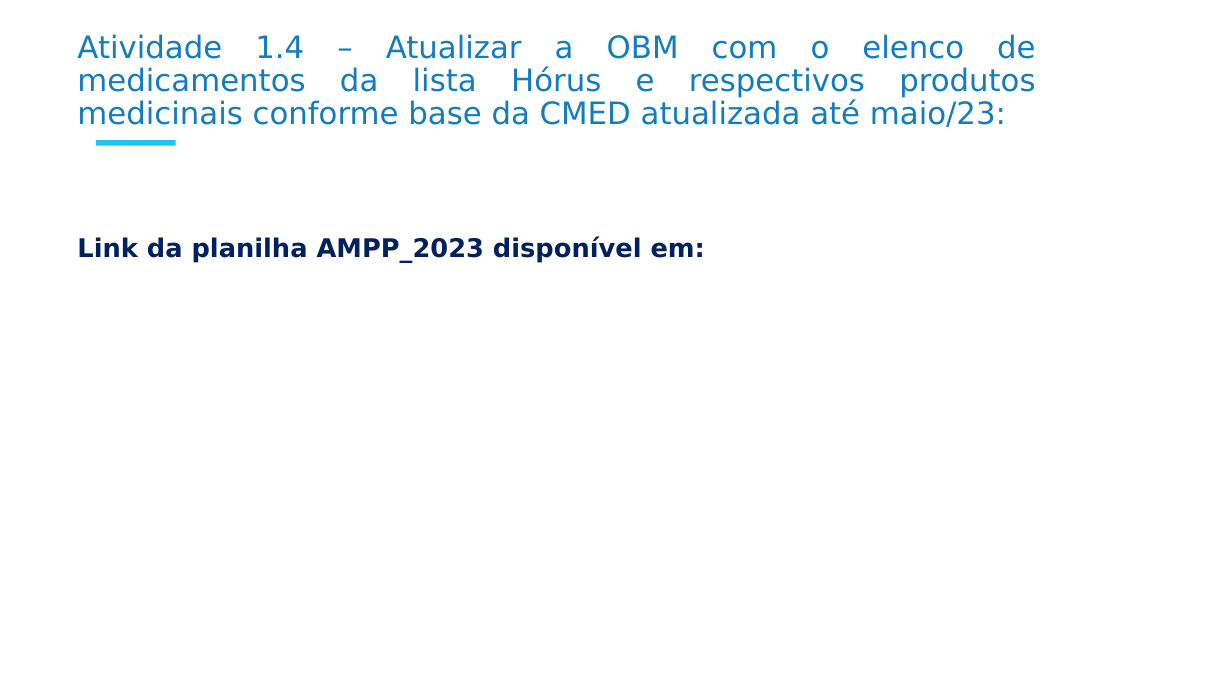
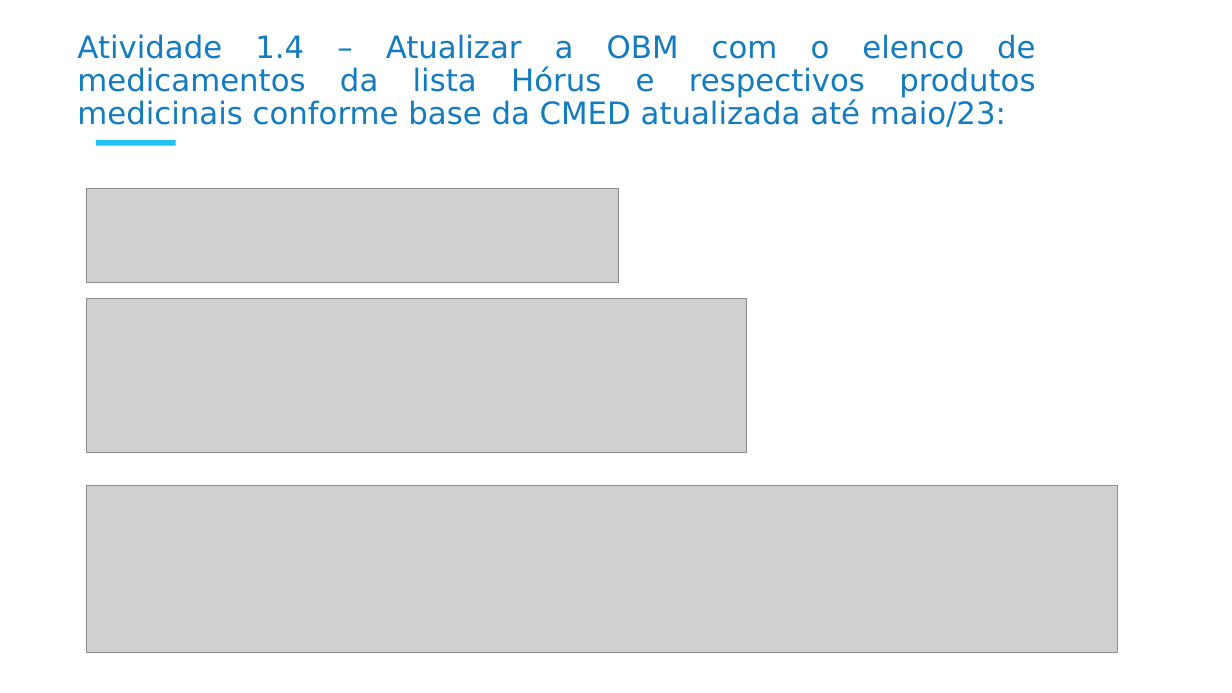
Before and after one commit to moaassis/https-git-codecommit.sa-east-1.amazonaws.com-v1-repos-ips-brasil-documentos, a slide deck: slide 8 of Entregaveis/1.RepositorioSemantico/Terminologias/OBM/Entrega OBM/Entrega OBM.pptx (slide 4 before the commit). Drawn at 1232x693 pixels with LibreOffice and Linux fonts; fonts in the diff are those of the drawing; grey boxes stand for pictures; background and template pictures are left out. Boxes give left, top, right and bottom in pixels: in the first picture for what was removed or moved away, otherwise in the second. Text is boxed around its words. In the diff, an @@ line names an element or a change of style, - is before the commit and + after.

```diff
--- a/Entregaveis/1.RepositorioSemantico/Terminologias/OBM/Entrega OBM/Entrega OBM.pptx
+++ b/Entregaveis/1.RepositorioSemantico/Terminologias/OBM/Entrega OBM/Entrega OBM.pptx
@@ picture added at [87, 189, 619, 283] @@
@@ text removed at [77, 236, 705, 262] @@
-Link da planilha AMPP_2023 disponível em:
@@ picture added at [87, 299, 747, 453] @@
@@ picture added at [87, 485, 1117, 653] @@
```
Also in this commit, not shown: 5 slides added, 6 slides removed.
